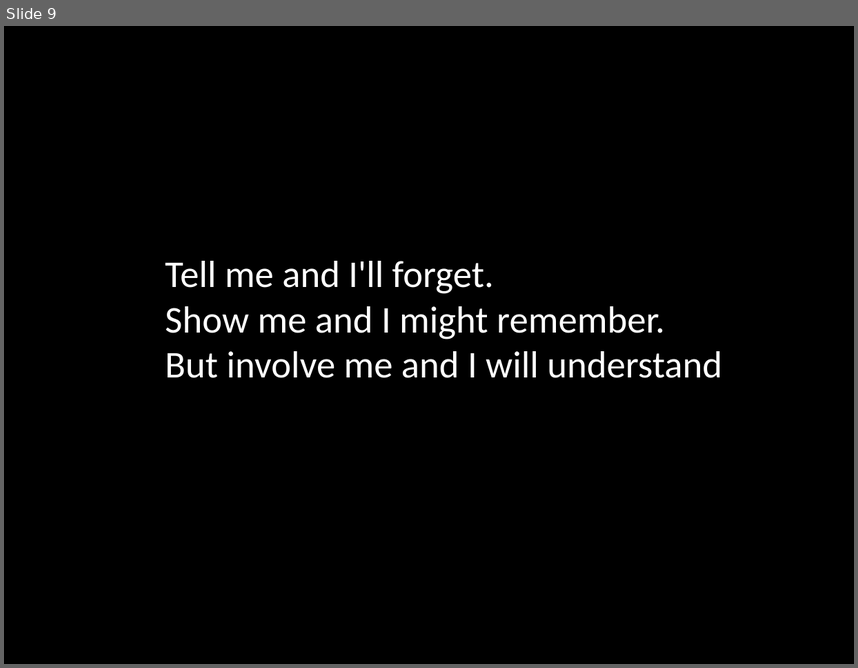
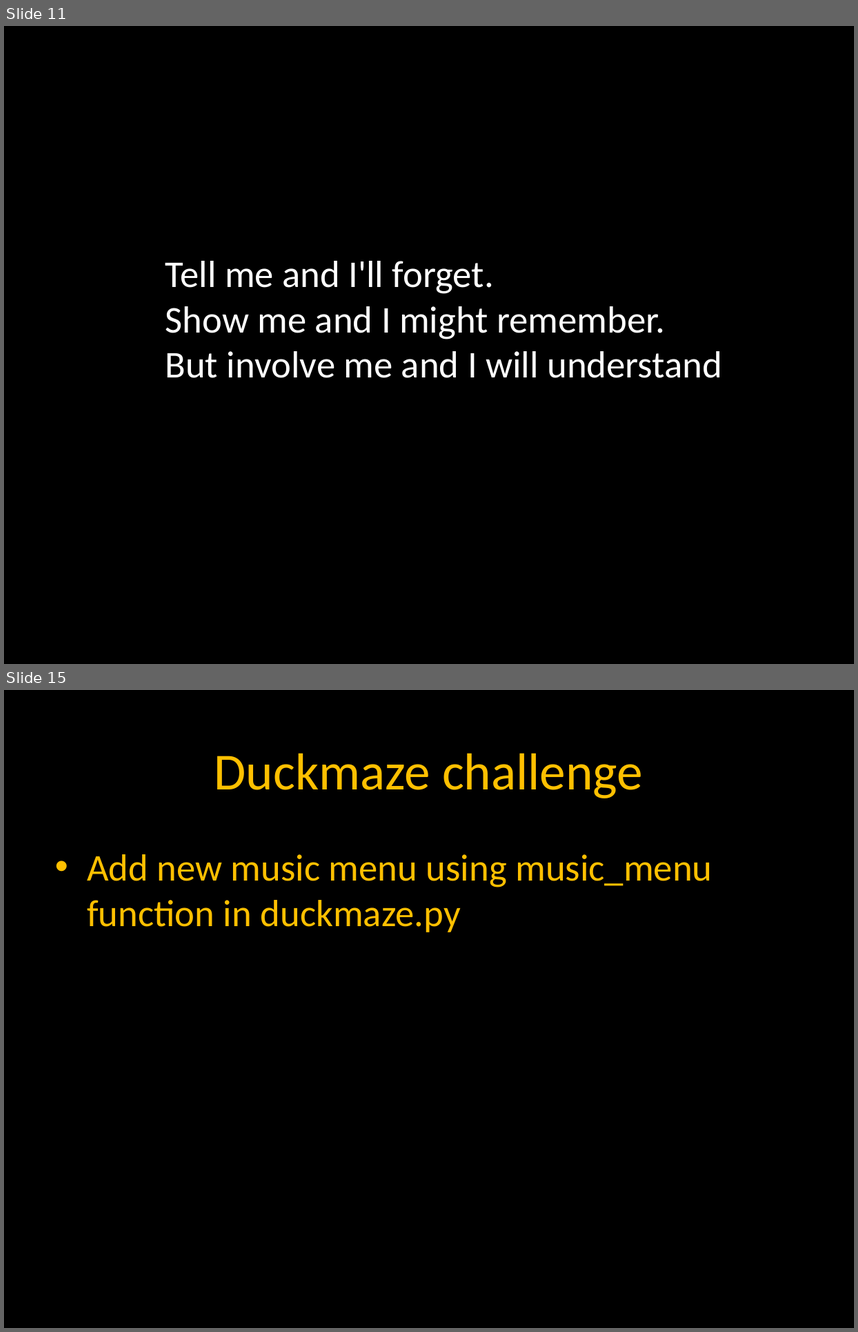
Before and after one commit to lynnUg/Duckmaze, a slide deck: CodePresentation.pptx. Shown one above the other, each under a label of ours: slide 9 before the commit, slides 11 and 15 after it; the slides between them are not shown. The pictures are 858x668 and 858x1332 pixels, drawn with LibreOffice and Linux fonts; fonts in the diff are those of the drawing. Boxes give left, top, right and bottom in pixels: in the first picture for what was removed or moved away, otherwise in the second. Text is boxed around its words. In the diff, an @@ line names an element or a change of style, - is before the commit and + after.

```diff
--- a/CodePresentation.pptx
+++ b/CodePresentation.pptx
@@ slide 15 added at [4,690,854,1328], background #000000 @@
@@ title added at [214,753,643,798], 44 pt, text #FFC000 @@
+Duckmaze challenge
@@ text added at [87,854,712,932], 32 pt, text #FFC000 @@
+• Add new music menu using music_menu function in duckmaze.py
@@ what was slide 9 is now slide 11 @@
```
Also in this commit, not shown: 4 slides changed, 4 other slides added.
